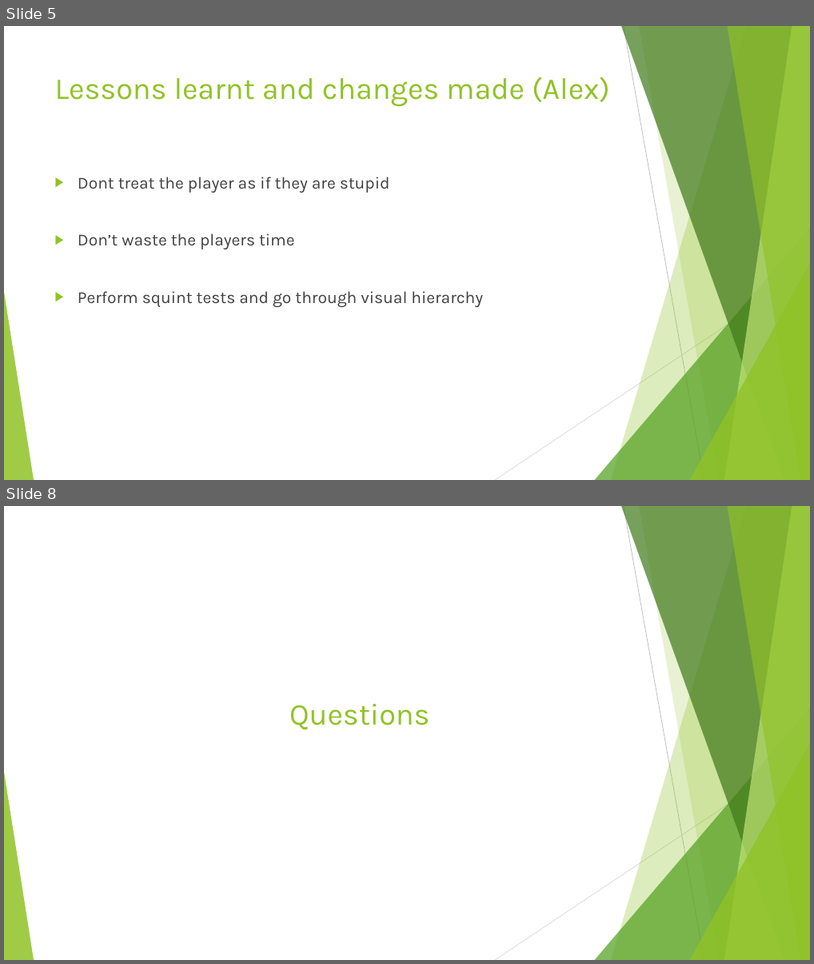
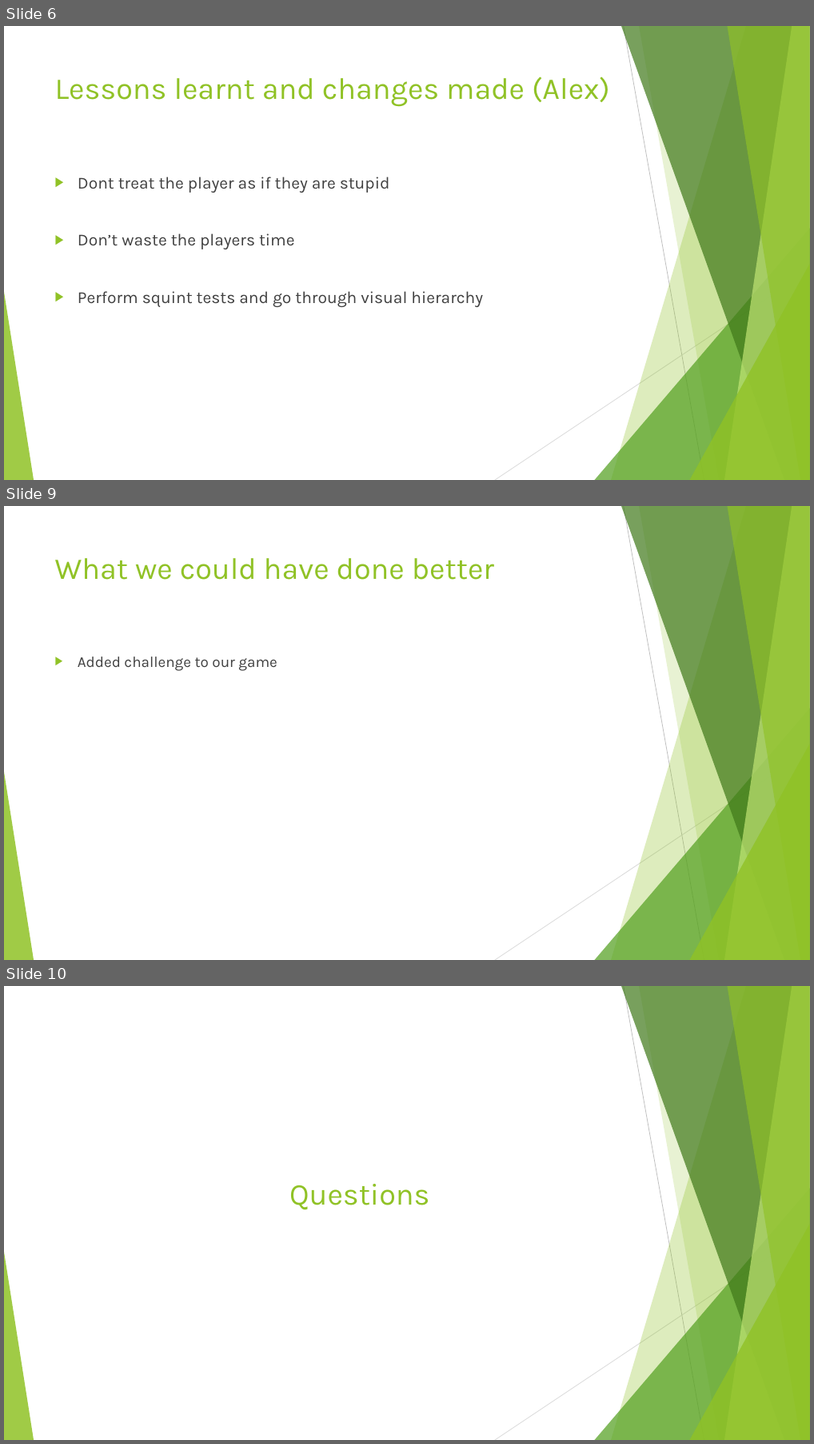
Before and after one commit to UoSGamesGroups/first-semester-l4-5-group-14, a slide deck: Management/Presentations/FINAL GROUP PRESENTATION.pptx. Shown one above the other, each under a label of ours: slides 5 and 8 before the commit, slides 6, 9 and 10 after it; the slides between them are not shown. The pictures are 814x964 and 814x1444 pixels, drawn with LibreOffice and Linux fonts; fonts in the diff are those of the drawing. Boxes give left, top, right and bottom in pixels: in the first picture for what was removed or moved away, otherwise in the second. Text is boxed around its words. In the diff, an @@ line names an element or a change of style, - is before the commit and + after.

```diff
--- a/Management/Presentations/FINAL GROUP PRESENTATION.pptx
+++ b/Management/Presentations/FINAL GROUP PRESENTATION.pptx
@@ slide 9 added at bbox=[4, 506, 810, 960], background #FFFFFF; not listed: 10 template elements that a slide beside it also shows @@
@@ title added at bbox=[55, 558, 494, 580], 36 pt, text #90C226 @@
+What we could have done better
@@ text added at bbox=[78, 656, 277, 671], 18 pt, text #404040 @@
+▶ Added challenge to our game
@@ what was slide 5 is now slide 6 @@
@@ what was slide 8 is now slide 10 @@
```
Also in this commit, not shown: 2 slides changed, 1 other slide added.
